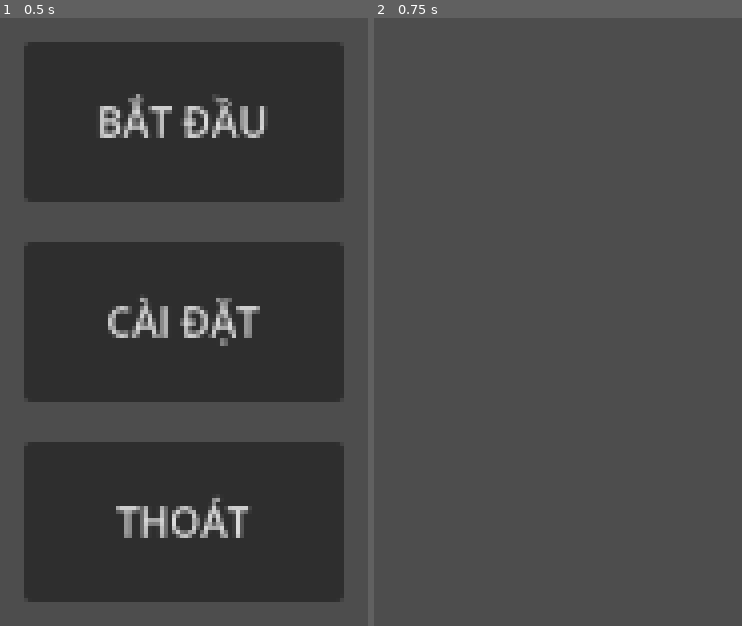
Above: before the commit, frames 1-2 (left to right).
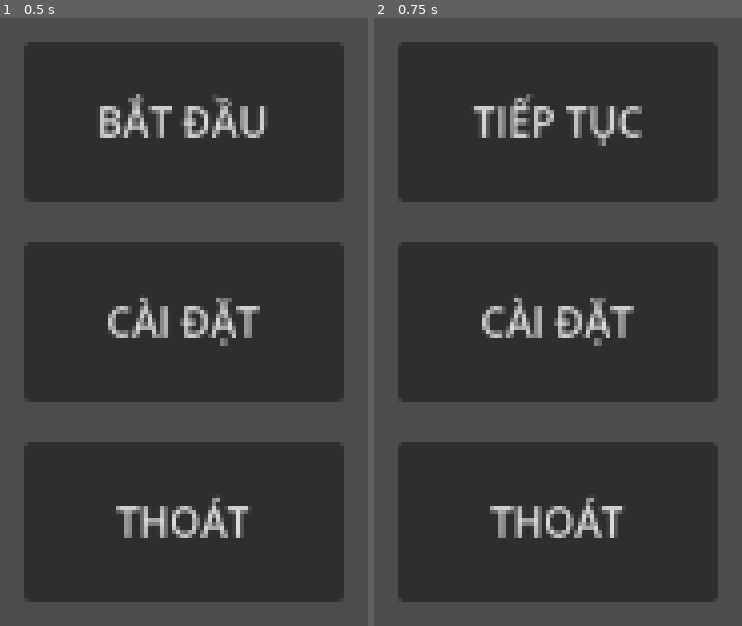
Above: after the commit, the same moments.

Repository: QuocKhangDA22TTD/game_projects
Game: Godot game, scene res://scenes/MainMenu.tscn
The game is run twice, just before and just after one commit, with the same random seed, the same clock (stepped at 60 frames per second) and the same inputs.
Inputs:
- Up to frame 1 (0.5 s): no input
- Up to frame 2 (0.75 s): click "BẮT ĐẦU" at 0.5 s

Frame 1 is identical in both runs. In frame 2, 67% of the frame differs, in the area x 6-94%, y 3-97%.

Commit message:
Cập nhập scene Main, tạo node UI và thêm vào instance của scene pause_menu.

Diff:
--- a/unnamed-1/scenes/Main.tscn
+++ b/unnamed-1/scenes/Main.tscn
@@ -1,3 +1,9 @@
 [gd_scene format=3 uid="uid://bhp7pom0n5yce"]
 
+[ext_resource type="PackedScene" uid="uid://c4nuifx0kx6q6" path="res://scenes/PauseMenu.tscn" id="1_elqb8"]
+
 [node name="Main" type="Node2D" unique_id=181019317]
+
+[node name="UI" type="CanvasLayer" parent="." unique_id=178540872]
+
+[node name="PauseMenu" parent="UI" unique_id=1059787539 instance=ExtResource("1_elqb8")]
